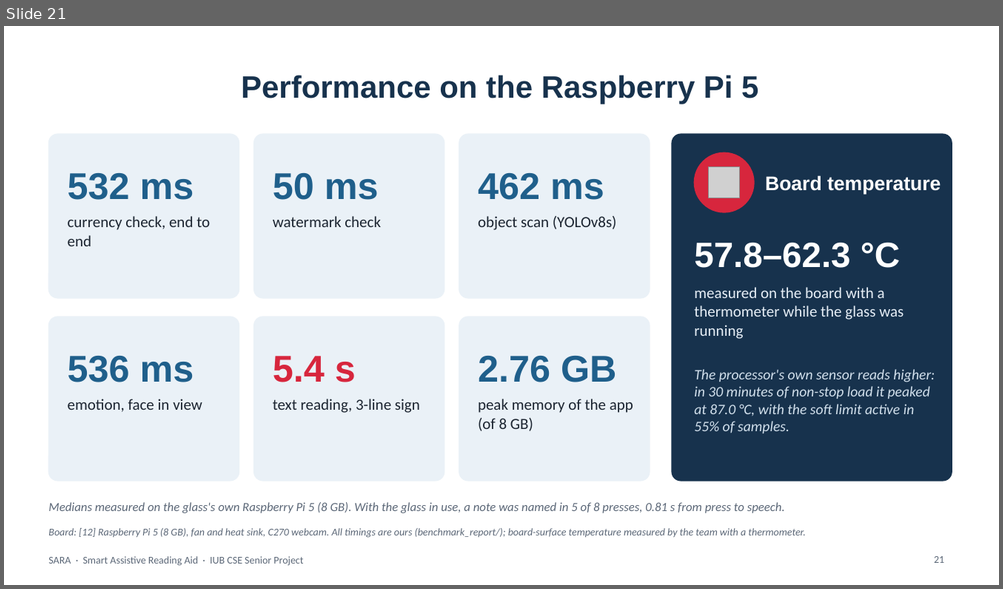
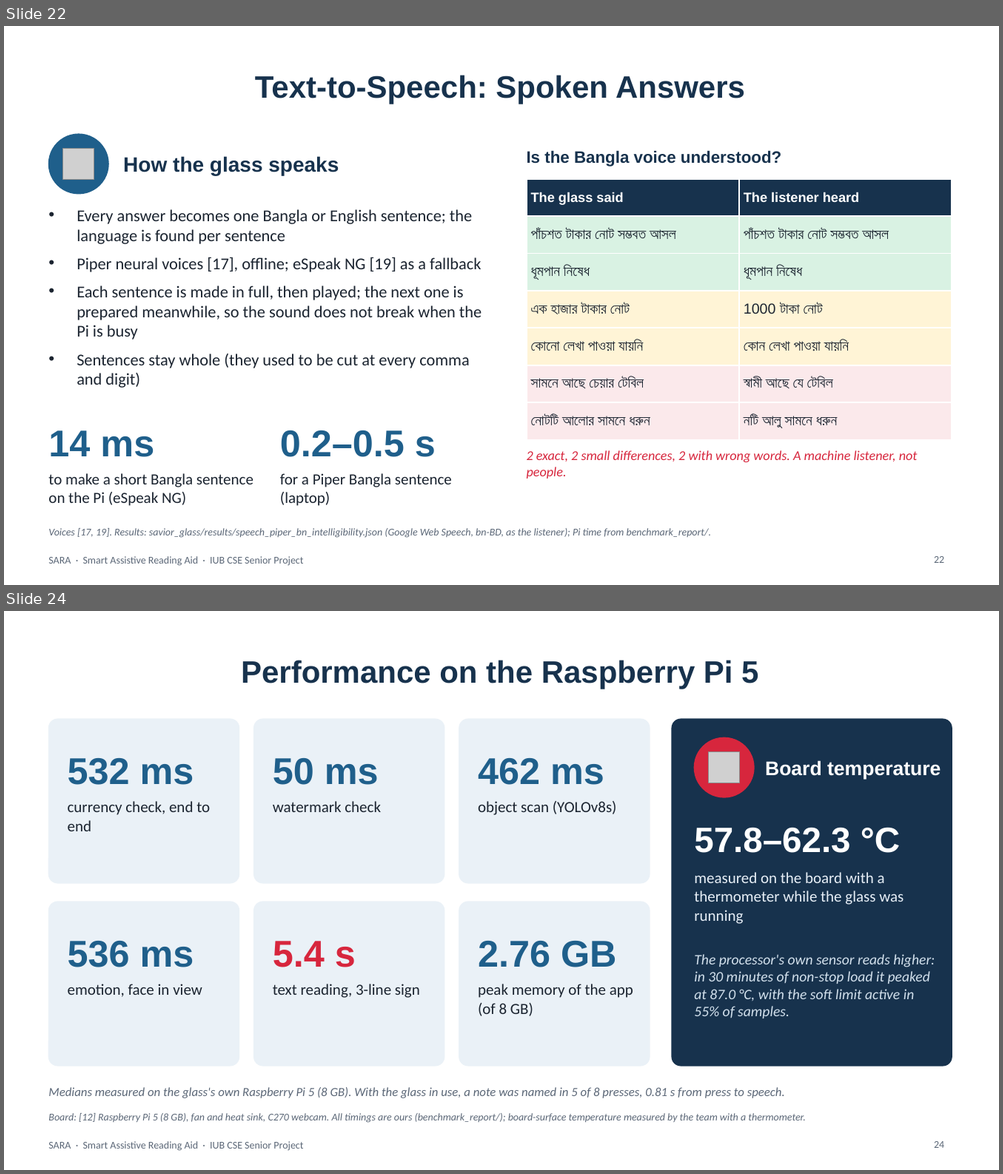
Before and after one commit to aflam330/Senior_project_wearable_glass_for_blind_people_using_ocr_and_ylo, a slide deck: Thesis Report and paper/thesis report/slides/SARA_Presentation.pptx. Shown one above the other, each under a label of ours: slide 21 before the commit, slides 22 and 24 after it; the slides between them are not shown. The pictures are 1003x589 and 1003x1174 pixels, drawn with LibreOffice and Linux fonts; fonts in the diff are those of the drawing; grey boxes stand for pictures; background and template pictures are left out. Boxes give left, top, right and bottom in pixels: in the first picture for what was removed or moved away, otherwise in the second. Text is boxed around its words. In the diff, an @@ line names an element or a change of style, - is before the commit and + after.

```diff
--- a/Thesis Report and paper/thesis report/slides/SARA_Presentation.pptx
+++ b/Thesis Report and paper/thesis report/slides/SARA_Presentation.pptx
@@ slide 22 added at bbox=[4, 26, 999, 585], background picture (left out); not listed: 1 template element that a slide beside it also shows @@
@@ title added at bbox=[255, 75, 745, 104], 30 pt, text #17324D, bold @@
+Text-to-Speech: Spoken Answers
@@ ellipse added at bbox=[48, 134, 108, 194], fill #1F5F8B, outline #1F5F8B 1 pt @@
@@ picture added at bbox=[63, 148, 94, 180] @@
@@ text added at bbox=[123, 156, 338, 175], 20 pt, text #17324D, bold @@
+How the glass speaks
@@ text added at bbox=[526, 150, 781, 167], 16 pt, text #17324D, bold @@
+Is the Bangla voice understood?
@@ table added at bbox=[526, 179, 951, 431], 7 rows, 2 columns @@
+The glass said | The listener heard
+পাঁচশত টাকার নোট সম্ভবত আসল | পাঁচশত টাকার নোট সম্ভবত আসল
+ধূমপান নিষেধ | ধূমপান নিষেধ
+এক হাজার টাকার নোট | 1000 টাকা নোট
+কোনো লেখা পাওয়া যায়নি | কোন লেখা পাওয়া যায়নি
+সামনে আছে চেয়ার টেবিল | স্বামী আছে যে টেবিল
+নোটটি আলোর সামনে ধরুন | নটি আলু সামনে ধরুন
@@ text added at bbox=[77, 210, 481, 388], 16 pt, text #1B2430 @@
+• Every answer becomes one Bangla or English sentence; the language is found per sentence
+• Piper neural voices [17], offline; eSpeak NG [19] as a fallback
+• Each sentence is made in full, then played; the next one is prepared meanwhile, so the sound does not break when the Pi is busy
+• Sentences stay whole (they used to be cut at every comma and digit)
@@ text added at bbox=[48, 431, 154, 457], 36 pt, text #1F5F8B, bold @@
+14 ms
@@ text added at bbox=[280, 431, 435, 457], 36 pt, text #1F5F8B, bold @@
+0.2–0.5 s
@@ text added at bbox=[526, 451, 917, 479], 13 pt, text #D7263D, italic @@
+2 exact, 2 small differences, 2 with wrong words. A machine listener, not people.
@@ text added at bbox=[48, 474, 253, 506], 15 pt, text #1B2430 @@
+to make a short Bangla sentence on the Pi (eSpeak NG)
@@ text added at bbox=[280, 474, 452, 506], 15 pt, text #1B2430 @@
+for a Piper Bangla sentence (laptop)
@@ text added at bbox=[48, 528, 711, 538], 10 pt, text #5B6777, italic @@
+Voices [17, 19]. Results: savior_glass/results/speech_piper_bn_intelligibility.json (Google Web Speech, bn-BD, as the listener); Pi time from benchmark_report/.
@@ page number added at bbox=[933, 557, 944, 563], 10 pt, text #5B6777 @@
+22
@@ what was slide 21 is now slide 24 @@
@@ page number at bbox=[933, 1142, 944, 1148]: text changed @@
-21
+24
```
Also in this commit, not shown: 2 slides changed, 2 other slides added, 8 other files.
